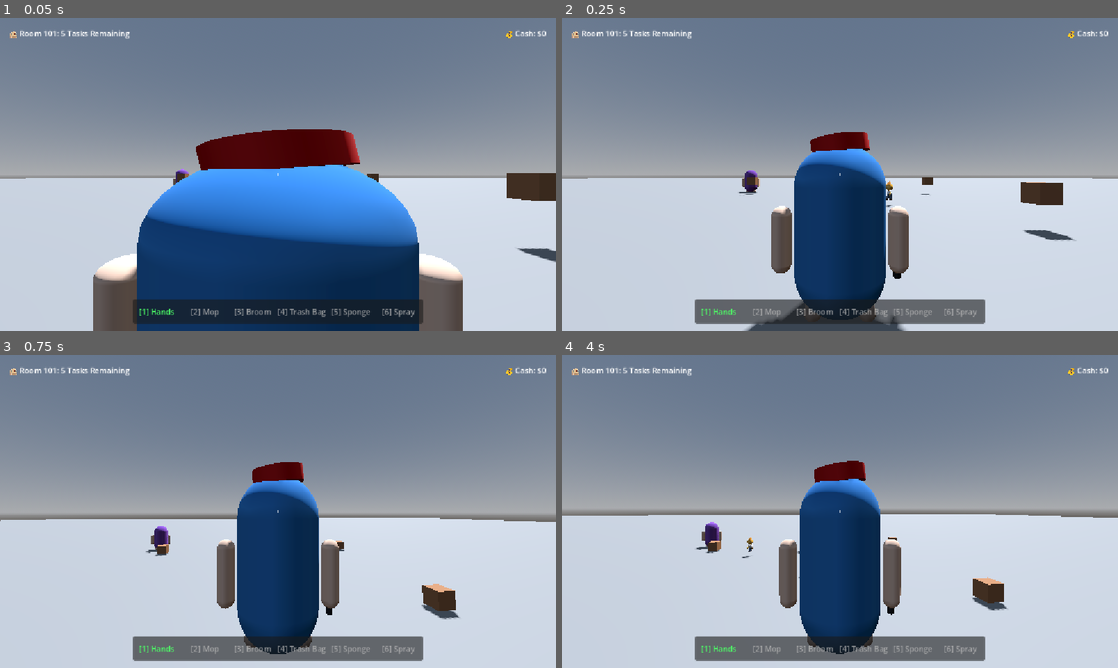
Above: before the commit, frames 1-4 (two rows, left to right).
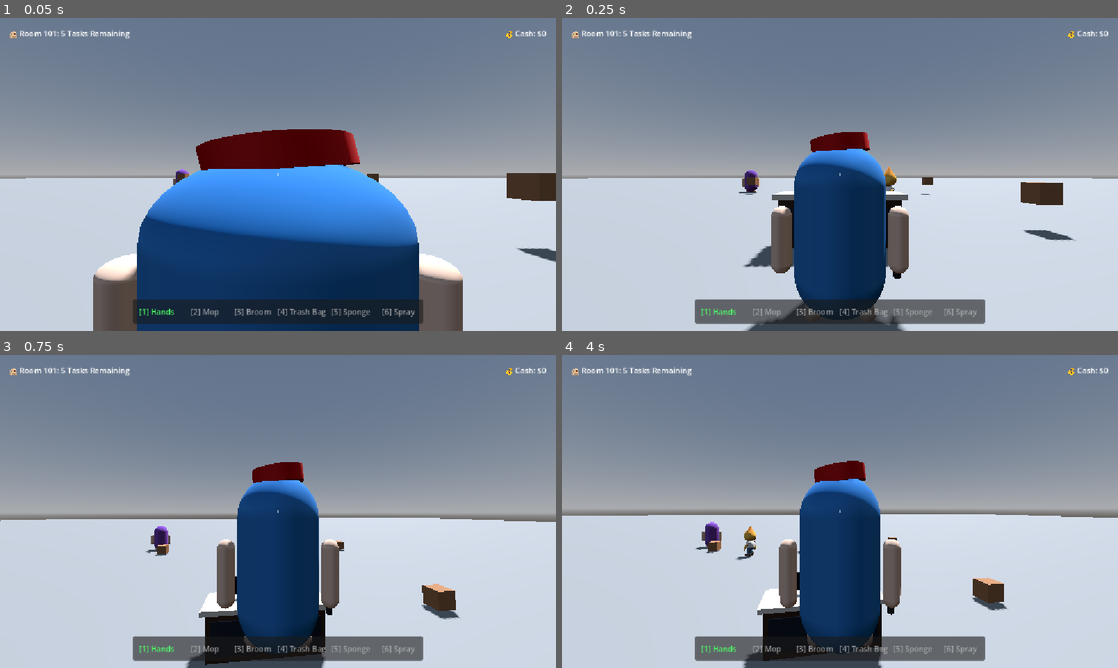
Above: after the commit, the same moments.

Repository: ngezLin/Zero-Rating-Star
Game: Godot game, scene res://scenes/main.tscn
Two runs of this game, one before a commit and one after it. Both use one fixed random seed, a clock stepped at 60 frames per second and the inputs below.
Inputs (mouse positions are in pixels of both pictures, inside the frame that each line leads up to):
- Up to frame 1 (0.05 s): no input
- Up to frame 2 (0.25 s): no input
- Up to frame 3 (0.75 s): tap Enter (ui_accept) at 0.5 s; move the mouse to (305, 511) at 0.52 s; hold E (interact) from 0.53 s (still down); click (305, 511) at 0.67 s
- Up to frame 4 (4 s): tap Enter (ui_accept) at 0.77, 1.52, 3.02, 3.77 s; right-click (867, 511) at 0.8 s; move the mouse to (812, 511) at 1.27 s; release E (interact) at 1.28 s; right-click (812, 511) at 1.35 s; click (812, 511) at 1.42 s; tap Shift (sprint) at 1.55 s; move the mouse to (851, 505) at 2.02 s; hold Shift (sprint) 2.03-2.78 s; click (851, 505) at 2.17 s; tap R (task) at 2.3, 2.85 s; move the mouse to (834, 517) at 2.77 s; click (834, 517) at 2.92 s; tap E (interact) at 3.05 s; move the mouse to (878, 514) at 3.52 s; click (878, 514) at 3.6 s; right-click (878, 514) at 3.8 s

Frame 1 is identical in both runs. In frame 2, 0.8% of the frame differs, in the area x 32-63%, y 47-80%; in frame 3, 2.7%; in frame 4, 3.0%, in the area x 31-58%, y 54-100%.

Commit message:
Citrus Jalan +Npc
Reorganized folder, besarin citrus, coba npc cek in, tambahin meja

Diff:
--- a/Character/citruswalk.tscn
+++ b/Character/citruswalk.tscn
@@ -3,6 +3,7 @@
 [ext_resource type="PackedScene" uid="uid://dkps6kr4y7b0x" path="res://models/Citruswalk.glb" id="1_6kj5m"]
 
 [node name="Citruswalk" unique_id=145872629 instance=ExtResource("1_6kj5m")]
+transform = Transform3D(2, 0, 0, 0, 2, 0, 0, 0, 2, 0, 0, 0)
 
 [node name="Skeleton3D" parent="ParentNode/Armature" parent_id_path=PackedInt32Array(530407823) index="0" unique_id=1069067072]
 bones/1/position = Vector3(0.0035610043, -0.015379222, 0.28223425)
--- a/Character/npc.tscn
+++ b/Character/npc.tscn
@@ -1,7 +1,7 @@
 [gd_scene format=3 uid="uid://dfb77g02218u"]
 
-[ext_resource type="Script" uid="uid://dnpcscript" path="res://npc.gd" id="1_npc_script"]
-[ext_resource type="Shader" uid="uid://cykmy3ktcesp4" path="res://eye_shader.gdshader" id="2_eye_shader"]
+[ext_resource type="Script" path="res://Character/npc.gd" id="1_npc_script"]
+[ext_resource type="Shader" path="res://shaders/eye_shader.gdshader" id="2_eye_shader"]
 
 [sub_resource type="CapsuleShape3D" id="CapsuleShape3D_npc"]
 radius = 0.4
--- /dev/null
+++ b/Character/npc_citrus.gd
@@ -0,0 +1,155 @@
+extends CharacterBody3D
+
+enum State { WAITING_5s, WALKING_TO_RECEPTION, WAITING_FOR_PLAYER, SERVED, LEAVING }
+var current_state: State = State.WAITING_5s
+
+@export var speed: float = 2.5
+const GRAVITY_MULTIPLIER = 4.0
+
+# Target position in front of reception desk (guest side)
+@export var reception_target_pos: Vector3 = Vector3(0.0, 0.25, 2.7)
+# Exit target position after check-in
+@export var exit_target_pos: Vector3 = Vector3(8.0, 0.25, 8.0)
+
+# Timers
+var initial_delay_timer: float = 5.0
+
+# Animation constants
+const ANIM_WALK = "Armature|preset_biped_walk"
+const ANIM_IDLE = "Armature|preset_biped_wait"
+var anim_player: AnimationPlayer = null
+var anim_ready: bool = false
+
+@onready var citrus_model = $Citruswalk if has_node("Citruswalk") else ($Player1 if has_node("Player1") else null)
+
+func _ready():
+	add_to_group("interactable")
+	add_to_group("npc")
+	_setup_animation()
+
+func _setup_animation():
+	if citrus_model:
+		anim_player = citrus_model.find_child("AnimationPlayer", true, false) as AnimationPlayer
+	if not anim_player:
+		return
+
+	if anim_player.has_animation("Armature|Armature"):
+		var anim_lib = anim_player.get_animation_library("")
+		if anim_lib and anim_lib.has_animation("Armature|Armature"):
+			anim_lib.remove_animation("Armature|Armature")
+
+	for anim_name in [ANIM_WALK, ANIM_IDLE]:
+		if anim_player.has_animation(anim_name):
+			var anim = anim_player.get_animation(anim_name)
+			if anim and anim.loop_mode != Animation.LOOP_LINEAR:
+				var anim_lib = anim_player.get_animation_library("")
+				if anim_lib:
+					anim = anim.duplicate()
+					anim.loop_mode = Animation.LOOP_LINEAR
+					anim_lib.add_animation(anim_name, anim)
+
+	anim_ready = true
+	_play_anim(ANIM_IDLE)
+
+func _physics_process(delta: float) -> void:
+	if not is_on_floor():
+		velocity += (get_gravity() * GRAVITY_MULTIPLIER) * delta
+
+	match current_state:
+		State.WAITING_5s:
+			_process_waiting_5s(delta)
+		State.WALKING_TO_RECEPTION:
+			_process_walking(delta, reception_target_pos)
+		State.WAITING_FOR_PLAYER:
+			_process_waiting_for_player(delta)
+		State.SERVED:
+			_process_served(delta)
+		State.LEAVING:
+			_process_walking(delta, exit_target_pos)
+
+	move_and_slide()
+
+func _process_waiting_5s(delta: float) -> void:
+	velocity.x = move_toward(velocity.x, 0, speed)
+	velocity.z = move_toward(velocity.z, 0, speed)
+	_play_anim(ANIM_IDLE)
+
+	initial_delay_timer -= delta
+	if initial_delay_timer <= 0.0:
+		current_state = State.WALKING_TO_RECEPTION
+		_show_feedback_message("Heading to Reception Desk...")
+		get_tree().create_timer(2.0).timeout.connect(func():
+			if current_state == State.WALKING_TO_RECEPTION and has_node("StatusLabel3D"):
+				$StatusLabel3D.visible = false
+		)
+
+func _process_walking(delta: float, target: Vector3) -> void:
+	var to_target = target - global_position
+	to_target.y = 0.0
+
+	if to_target.length() < 0.7:
+		velocity.x = move_toward(velocity.x, 0, speed)
+		velocity.z = move_toward(velocity.z, 0, speed)
+		if current_state == State.WALKING_TO_RECEPTION:
+			current_state = State.WAITING_FOR_PLAYER
+			_show_feedback_message("🔔 Waiting at Reception [Press E]")
+		elif current_state == State.LEAVING:
+			queue_free()
+		return
+
+	var dir = to_target.normalized()
+	velocity.x = dir.x * speed
+	velocity.z = dir.z * speed
+
+	var target_rotation_y = atan2(dir.x, dir.z)
+	rotation.y = rotate_toward(rotation.y, target_rotation_y, delta * 5.0)
+
+	_play_anim(ANIM_WALK, 1.2)
+
+func _process_waiting_for_player(delta: float) -> void:
+	velocity.x = move_toward(velocity.x, 0, speed)
+	velocity.z = move_toward(velocity.z, 0, speed)
+
+	# Turn facing the reception counter (facing -Z towards desk)
+	rotation.y = rotate_toward(rotation.y, PI, delta * 4.0)
+	_play_anim(ANIM_IDLE)
+
+func _process_served(_delta: float) -> void:
+	_play_anim(ANIM_IDLE)
+
+# Called when Player interacts with Npc_Citrus (presses E)
+func interact(_player_node = null):
+	if current_state == State.WAITING_FOR_PLAYER:
+		print("Npc_Citrus interacted with!")
+		current_state = State.SERVED
+
+		# Show feedback message
+		_show_feedback_message("Thank you! Checked in! 😊")
+
+		# Wait 1.8 seconds then start walking away
+		get_tree().create_timer(1.8).timeout.connect(func():
+			_show_feedback_message("Goodbye!")
+			current_state = State.LEAVING
+		)
+
+func get_interaction_prompt() -> String:
+	if current_state == State.WAITING_FOR_PLAYER:
+		return "Press [E] to Check-in Citrus"
+	elif current_state == State.SERVED:
+		return "Checking in Citrus..."
+	return ""
+
+func _show_feedback_message(msg: String):
+	if has_node("StatusLabel3D"):
+		$StatusLabel3D.text = msg
+		$StatusLabel3D.visible = true
+
+
+func _play_anim(anim_name: String, speed_scale: float = 1.0) -> void:
+	if not anim_ready or not anim_player:
+		return
+	if not anim_player.has_animation(anim_name):
+		return
+	if anim_player.current_animation != anim_name:
+		anim_player.play(anim_name)
+	anim_player.speed_scale = speed_scale
--- /dev/null
+++ b/Character/npc_citrus.tscn
@@ -0,0 +1,28 @@
+[gd_scene format=3 uid="uid://c8npccitrus"]
+
+[ext_resource type="Script" path="res://Character/npc_citrus.gd" id="1_npccitrus_script"]
+[ext_resource type="PackedScene" uid="uid://dkps6kr4y7b0x" path="res://models/Citruswalk.glb" id="2_citrus_model"]
+
+[sub_resource type="CapsuleShape3D" id="CapsuleShape3D_citrus"]
+radius = 0.614
+height = 3.616
+
+[node name="Npc_Citrus" type="CharacterBody3D" groups=["interactable", "npc"]]
+collision_layer = 1
+collision_mask = 1
+script = ExtResource("1_npccitrus_script")
+
+[node name="CollisionShape3D" type="CollisionShape3D" parent="."]
+transform = Transform3D(1, 0, 0, 0, 1, 0, 0, 0, 1, 0, 1.808, 0)
+shape = SubResource("CapsuleShape3D_citrus")
+
+[node name="Citruswalk" parent="." instance=ExtResource("2_citrus_model")]
+transform = Transform3D(2, 0, 0, 0, 2, 0, 0, 0, 2, 0, -0.10, 0)
+
+[node name="StatusLabel3D" type="Label3D" parent="."]
+transform = Transform3D(1, 0, 0, 0, 1, 0, 0, 0, 1, 0, 3.8, 0)
+visible = false
+billboard = 1
+text = "Check-in Citrus"
+font_size = 36
+outline_size = 8
--- a/Character/player.gd
+++ b/Character/player.gd
@@ -490,7 +490,7 @@
 	if carried_object == null and interaction_ray.is_colliding():
 		var collider = interaction_ray.get_collider()
 		if collider:
-			if collider.is_in_group("pickable") or collider.is_in_group("bed_task") or collider.is_in_group("stain") or collider.is_in_group("loot"):
+			if collider.is_in_group("pickable") or collider.is_in_group("bed_task") or collider.is_in_group("stain") or collider.is_in_group("loot") or collider.is_in_group("interactable") or collider.has_method("interact"):
 				can_interact = true
 				ray_target = collider
 				current_hovered_mesh = collider.get_node_or_null("MeshInstance3D")
@@ -543,6 +543,17 @@
 						wallet_label.text = "💰 Cash: $%d" % wallet_cash
 						prompt_label.text = "Stolen Loot! +$%d" % amount
 						prompt_label.visible = true
+			elif ray_target.has_method("interact"):
+				if ray_target.has_method("get_interaction_prompt"):
+					var prompt = ray_target.get_interaction_prompt()
+					if prompt != "":
+						prompt_label.text = prompt
+						prompt_label.visible = true
+				else:
+					prompt_label.text = "Press [E] to Interact"
+					prompt_label.visible = true
+				if Input.is_action_just_pressed("interact"):
+					ray_target.interact(self)
 			elif ray_target.is_in_group("pickable"):
 				prompt_label.text = "Press [E] to Pick Up Trash"
 				prompt_label.visible = true
--- a/Character/player.tscn
+++ b/Character/player.tscn
@@ -1,8 +1,8 @@
 [gd_scene format=3 uid="uid://dhbb68iarv1sk"]
 
-[ext_resource type="Script" uid="uid://vqrwssxfaiee" path="res://player.gd" id="1_4flbx"]
-[ext_resource type="Shader" uid="uid://d0f54en4lksci" path="res://sprint_lines.gdshader" id="2_lines"]
-[ext_resource type="Shader" uid="uid://cykmy3ktcesp4" path="res://eye_shader.gdshader" id="3_eye_shader"]
+[ext_resource type="Script" path="res://Character/player.gd" id="1_4flbx"]
+[ext_resource type="Shader" path="res://shaders/sprint_lines.gdshader" id="2_lines"]
+[ext_resource type="Shader" path="res://shaders/eye_shader.gdshader" id="3_eye_shader"]
 
 [sub_resource type="CapsuleShape3D" id="CapsuleShape3D_sxki6"]
 radius = 0.4
--- a/scenes/main.tscn
+++ b/scenes/main.tscn
@@ -6,6 +6,8 @@
 [ext_resource type="PackedScene" uid="uid://cau3majdgq2tb" path="res://models/Cthapel.glb" id="5_lquwl"]
 [ext_resource type="Script" uid="uid://cwmn2j3ycb8hh" path="res://Character/citrus_3d.gd" id="6_5vw27"]
 [ext_resource type="PackedScene" uid="uid://dkps6kr4y7b0x" path="res://models/Citruswalk.glb" id="7_272bh"]
+[ext_resource type="PackedScene" uid="uid://duf3jhlyuyoug" path="res://scenes/reception_desk.tscn" id="8_reception"]
+[ext_resource type="PackedScene" uid="uid://c8npccitrus" path="res://Character/npc_citrus.tscn" id="9_npccitrus"]
 
 [sub_resource type="ProceduralSkyMaterial" id="ProceduralSkyMaterial_ig7tw"]
 sky_horizon_color = Color(0.66224277, 0.6717428, 0.6867428, 1)
@@ -26,8 +28,8 @@
 size = Vector3(200, 0.5, 200)
 
 [sub_resource type="CapsuleShape3D" id="CapsuleShape3D_5vw27"]
-radius = 0.3071289
-height = 1.8081055
+radius = 0.614
+height = 3.616
 
 [node name="Main" type="Node3D" unique_id=950373867]
 
@@ -47,11 +49,14 @@
 transform = Transform3D(1, 0, 0, 0, 1, 0, 0, 0, 1, 0.01170969, -0.08743715, 0.015180588)
 mesh = SubResource("BoxMesh_m7ri8")
 
-[node name="HotelLayout" parent="." unique_id=1133220909]
-visible = false
-
 [node name="Player" parent="." unique_id=1024966981 instance=ExtResource("1_ig7tw")]
 transform = Transform3D(1, 0, 0, 0, 1, 0, 0, 0, 1, 0, 1.18, 4)
+
+[node name="ReceptionDesk" parent="." unique_id=5000001 instance=ExtResource("8_reception")]
+transform = Transform3D(1, 0, 0, 0, 1, 0, 0, 0, 1, 0, 0.25, 1.8)
+
+[node name="Npc_Citrus" parent="." unique_id=6000001 instance=ExtResource("9_npccitrus")]
+transform = Transform3D(1, 0, 0, 0, 1, 0, 0, 0, 1, 4, 0.25, 6)
 
 [node name="Box1" parent="." unique_id=3000001 instance=ExtResource("3_box")]
 transform = Transform3D(1, 0, 0, 0, 1, 0, 0, 0, 1, 5.7417364, 1.5, 0.5)
@@ -64,9 +69,11 @@
 
 [node name="NPC1" parent="." unique_id=4000001 instance=ExtResource("4_npc")]
 transform = Transform3D(1, 0, 0, 0, 1, 0, 0, 0, 1, 0, 1.18, -9)
+script = null
 
 [node name="NPC2" parent="." unique_id=4000002 instance=ExtResource("4_npc")]
 transform = Transform3D(1, 0, 0, 0, 1, 0, 0, 0, 1, -8, 1.18, -12)
+script = null
 
 [node name="Node" type="Node" parent="." unique_id=493880338]
 
@@ -74,12 +81,12 @@
 transform = Transform3D(1, 0, 0, 0, 1, 0, 0, 0, 1, 0.12521565, 1.138367, -3.6098585)
 
 [node name="Citrus3d" type="CharacterBody3D" parent="." unique_id=136815297]
-transform = Transform3D(1, 0, 0, 0, 1, 0, 0, 0, 1, 3, 0, -4)
+transform = Transform3D(1, 0, 0, 0, 1, 0, 0, 0, 1, 3, 0.25, -4)
 script = ExtResource("6_5vw27")
 
 [node name="CollisionShape3D" type="CollisionShape3D" parent="Citrus3d" unique_id=1897140808]
-transform = Transform3D(1, 0, 0, 0, 1, 0, 0, 0, 1, 0, 0.9, 0)
+transform = Transform3D(1, 0, 0, 0, 1, 0, 0, 0, 1, 0, 1.808, 0)
 shape = SubResource("CapsuleShape3D_5vw27")
 
 [node name="Citruswalk" parent="Citrus3d" unique_id=1472181402 instance=ExtResource("7_272bh")]
-transform = Transform3D(1, 0, 0, 0, 1, 0, 0, 0, 1, 0, 0.16871238, 0)
+transform = Transform3D(2, 0, 0, 0, 2, 0, 0, 0, 2, 0, -0.1, 0)
--- /dev/null
+++ b/scenes/reception_desk.tscn
@@ -0,0 +1,104 @@
+[gd_scene format=3 uid="uid://duf3jhlyuyoug"]
+
+[sub_resource type="BoxShape3D" id="BoxShape3D_desk_col"]
+size = Vector3(2.6, 1.1, 0.9)
+
+[sub_resource type="BoxMesh" id="BoxMesh_body"]
+size = Vector3(2.5, 1.0, 0.8)
+
+[sub_resource type="StandardMaterial3D" id="StandardMaterial3D_wood"]
+albedo_color = Color(0.24, 0.15, 0.09, 1)
+roughness = 0.45
+
+[sub_resource type="BoxMesh" id="BoxMesh_countertop"]
+size = Vector3(2.7, 0.1, 1)
+
+[sub_resource type="StandardMaterial3D" id="StandardMaterial3D_top"]
+albedo_color = Color(0.92, 0.9, 0.85, 1)
+metallic = 0.1
+roughness = 0.2
+
+[sub_resource type="BoxMesh" id="BoxMesh_front_panel"]
+size = Vector3(2.3, 0.7, 0.05)
+
+[sub_resource type="StandardMaterial3D" id="StandardMaterial3D_panel"]
+albedo_color = Color(0.12, 0.14, 0.18, 1)
+roughness = 0.5
+
+[sub_resource type="CylinderMesh" id="CylinderMesh_bell_base"]
+top_radius = 0.08
+bottom_radius = 0.1
+height = 0.03
+
+[sub_resource type="StandardMaterial3D" id="StandardMaterial3D_gold"]
+albedo_color = Color(0.95, 0.75, 0.2, 1)
+metallic = 0.95
+roughness = 0.2
+
+[sub_resource type="SphereMesh" id="SphereMesh_bell_dome"]
+radius = 0.075
+height = 0.09
+is_hemisphere = true
+
+[sub_resource type="BoxMesh" id="BoxMesh_monitor"]
+size = Vector3(0.6, 0.4, 0.04)
+
+[sub_resource type="StandardMaterial3D" id="StandardMaterial3D_screen"]
+albedo_color = Color(0.08, 0.1, 0.15, 1)
+roughness = 0.1
+
+[sub_resource type="CylinderMesh" id="CylinderMesh_stand"]
+top_radius = 0.02
+bottom_radius = 0.08
+height = 0.2
+
+[sub_resource type="StandardMaterial3D" id="StandardMaterial3D_metal"]
+albedo_color = Color(0.2, 0.2, 0.25, 1)
+metallic = 0.8
+roughness = 0.3
+
+[node name="ReceptionDesk" type="StaticBody3D"]
+
+[node name="CollisionShape3D" type="CollisionShape3D" parent="."]
+transform = Transform3D(1, 0, 0, 0, 1, 0, 0, 0, 1, 0, 0.55, 0)
+shape = SubResource("BoxShape3D_desk_col")
+
+[node name="DeskBody" type="MeshInstance3D" parent="."]
+transform = Transform3D(1, 0, 0, 0, 1, 0, 0, 0, 1, 0, 0.5, 0)
+mesh = SubResource("BoxMesh_body")
+surface_material_override/0 = SubResource("StandardMaterial3D_wood")
+
+[node name="CounterTop" type="MeshInstance3D" parent="."]
+transform = Transform3D(1, 0, 0, 0, 1, 0, 0, 0, 1, 0, 1.05, 0)
+mesh = SubResource("BoxMesh_countertop")
+surface_material_override/0 = SubResource("StandardMaterial3D_top")
+
+[node name="FrontPanel" type="MeshInstance3D" parent="."]
+transform = Transform3D(1, 0, 0, 0, 1, 0, 0, 0, 1, 0, 0.5, 0.41)
+mesh = SubResource("BoxMesh_front_panel")
+surface_material_override/0 = SubResource("StandardMaterial3D_panel")
+
+[node name="ServiceBell" type="Node3D" parent="."]
+transform = Transform3D(1, 0, 0, 0, 1, 0, 0, 0, 1, 0.7, 1.1, 0.1)
+
+[node name="BellBase" type="MeshInstance3D" parent="ServiceBell"]
+mesh = SubResource("CylinderMesh_bell_base")
+surface_material_override/0 = SubResource("StandardMaterial3D_gold")
+
+[node name="BellDome" type="MeshInstance3D" parent="ServiceBell"]
+transform = Transform3D(1, 0, 0, 0, 1, 0, 0, 0, 1, 0, 0.02, 0)
+mesh = SubResource("SphereMesh_bell_dome")
+surface_material_override/0 = SubResource("StandardMaterial3D_gold")
+
+[node name="Monitor" type="Node3D" parent="."]
+transform = Transform3D(1, 0, 0, 0, 1, 0, 0, 0, 1, -0.4, 1.1, -0.1)
+
+[node name="Stand" type="MeshInstance3D" parent="Monitor"]
+transform = Transform3D(1, 0, 0, 0, 1, 0, 0, 0, 1, 0, 0.1, 0)
+mesh = SubResource("CylinderMesh_stand")
+surface_material_override/0 = SubResource("StandardMaterial3D_metal")
+
+[node name="Screen" type="MeshInstance3D" parent="Monitor"]
+transform = Transform3D(1, 0, 0, 0, 1, 0, 0, 0, 1, 0, 0.3, 0)
+mesh = SubResource("BoxMesh_monitor")
+surface_material_override/0 = SubResource("StandardMaterial3D_screen")
--- a/scenes/room_1.tscn
+++ b/scenes/room_1.tscn
@@ -7,6 +7,8 @@
 [ext_resource type="PackedScene" uid="uid://csguf4r3vyhup" path="res://models/Cthapel.glb" id="5_lquwl"]
 [ext_resource type="Script" uid="uid://cwmn2j3ycb8hh" path="res://Character/citrus_3d.gd" id="6_5vw27"]
 [ext_resource type="PackedScene" uid="uid://bx22sbgof7em8" path="res://models/Citruswalk.glb" id="6_7mycd"]
+[ext_resource type="PackedScene" uid="uid://c8receptiondesk" path="res://scenes/reception_desk.tscn" id="7_reception"]
+[ext_resource type="PackedScene" uid="uid://c8npccitrus" path="res://Character/npc_citrus.tscn" id="8_npccitrus"]
 
 [sub_resource type="ProceduralSkyMaterial" id="ProceduralSkyMaterial_ig7tw"]
 sky_horizon_color = Color(0.66224277, 0.6717428, 0.6867428, 1)
@@ -27,8 +29,8 @@
 size = Vector3(200, 0.5, 200)
 
 [sub_resource type="CapsuleShape3D" id="CapsuleShape3D_5vw27"]
-radius = 0.3071289
-height = 1.8081055
+radius = 0.614
+height = 3.616
 
 [node name="Room1" type="Node3D"]
 
@@ -53,6 +55,12 @@
 [node name="Player" parent="." instance=ExtResource("1_ig7tw")]
 transform = Transform3D(1, 0, 0, 0, 1, 0, 0, 0, 1, 0, 1.18, 4)
 
+[node name="ReceptionDesk" parent="." instance=ExtResource("7_reception")]
+transform = Transform3D(1, 0, 0, 0, 1, 0, 0, 0, 1, 0, 0.25, 1.8)
+
+[node name="Npc_Citrus" parent="." instance=ExtResource("8_npccitrus")]
+transform = Transform3D(1, 0, 0, 0, 1, 0, 0, 0, 1, 4, 0.25, 6)
+
 [node name="Box1" parent="." instance=ExtResource("3_box")]
 transform = Transform3D(1, 0, 0, 0, 1, 0, 0, 0, 1, 0, 1.5, 0.5)
 
@@ -72,12 +80,12 @@
 transform = Transform3D(1, 0, 0, 0, 1, 0, 0, 0, 1, 0.12521565, 1.138367, -3.6098585)
 
 [node name="Citrus3d" type="CharacterBody3D" parent="."]
-transform = Transform3D(1, 0, 0, 0, 1, 0, 0, 0, 1, 0.81748915, 1.18, -1.3318352)
+transform = Transform3D(1, 0, 0, 0, 1, 0, 0, 0, 1, 0.81748915, 0.25, -1.3318352)
 script = ExtResource("6_5vw27")
 
 [node name="CollisionShape3D" type="CollisionShape3D" parent="Citrus3d"]
-transform = Transform3D(1, 0, 0, 0, 1, 0, 0, 0, 1, 0, 0.9, 0)
+transform = Transform3D(1, 0, 0, 0, 1, 0, 0, 0, 1, 0, 1.808, 0)
 shape = SubResource("CapsuleShape3D_5vw27")
 
 [node name="Player1" parent="Citrus3d" instance=ExtResource("6_7mycd")]
-transform = Transform3D(-1, 0, 0, 0, 1, 0, 0, 0, -1, 0, 0, 0)
+transform = Transform3D(-2, 0, 0, 0, 2, 0, 0, 0, -2, 0, -0.10, 0)
--- a/scenes/stain_patch.tscn
+++ b/scenes/stain_patch.tscn
@@ -1,6 +1,6 @@
 [gd_scene format=3 uid="uid://c7nak2l4p6q8r"]
 
-[ext_resource type="Script" path="res://stain_patch.gd" id="1_stain"]
+[ext_resource type="Script" path="res://scripts/stain_patch.gd" id="1_stain"]
 
 [sub_resource type="StandardMaterial3D" id="StandardMaterial3D_dirt"]
 transparency = 1
--- a/scenes/trash_bin.tscn
+++ b/scenes/trash_bin.tscn
@@ -1,6 +1,6 @@
 [gd_scene format=3 uid="uid://b8k12j34l5m6n"]
 
-[ext_resource type="Script" path="res://trash_bin.gd" id="1_bin"]
+[ext_resource type="Script" path="res://scripts/trash_bin.gd" id="1_bin"]
 
 [sub_resource type="StandardMaterial3D" id="StandardMaterial3D_bin"]
 albedo_color = Color(0.2, 0.45, 0.25, 1)
--- a/scripts/builder.gd
+++ b/scripts/builder.gd
@@ -31,7 +31,7 @@
 	gridmap.mesh_library = mesh_library
 
 	# Auto-load the pre-built starter city map on startup
-	var sample_map = ResourceLoader.load("res://sample map/map.res")
+	var sample_map = ResourceLoader.load("res://sample_map/map.res")
 	if sample_map:
 		map = sample_map
 		for cell in map.structures:
@@ -174,7 +174,7 @@
 
 		gridmap.clear()
 
-		map = ResourceLoader.load("res://sample map/map.res")
+		map = ResourceLoader.load("res://sample_map/map.res")
 		if not map:
 			map = DataMap.new()
 		for cell in map.structures:
Not shown, added: Character/npc_citrus.gd.uid
Empty file removed: models/citruswalk.gd
Not shown, removed: models/citruswalk.gd.uid
Renamed: sample map/map.res -> sample_map/map.res
Binary file removed: scenes/Citruswalk_cartoon_character_3d_model_tripo_part_0_basecolor.jpg
Not shown, removed: scenes/Citruswalk_cartoon_character_3d_model_tripo_part_0_basecolor.jpg.import
Binary file removed: scenes/Citruswalk_cartoon_character_3d_model_tripo_part_1_basecolor.jpg
Not shown, removed: scenes/Citruswalk_cartoon_character_3d_model_tripo_part_1_basecolor.jpg.import
Binary file removed: scenes/Citruswalk_cartoon_character_3d_model_tripo_part_2_basecolor.jpg
Not shown, removed: scenes/Citruswalk_cartoon_character_3d_model_tripo_part_2_basecolor.jpg.import
Binary file removed: scenes/Citruswalk_cartoon_character_3d_model_tripo_part_3_basecolor.jpg
Not shown, removed: scenes/Citruswalk_cartoon_character_3d_model_tripo_part_3_basecolor.jpg.import
(and 12 more such lines)
